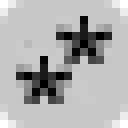
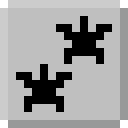
Layered file, before and after one edit (128 x 128). Changes by layer:
removed layer "Neue Ebene#1" over [16, 56, 72, 104]
removed layer "*" over [56, 16, 112, 64]
renamed "Hintergrund" to "icon-weights-multiweighted.png", painted on it over [0, 0, 128, 128]
